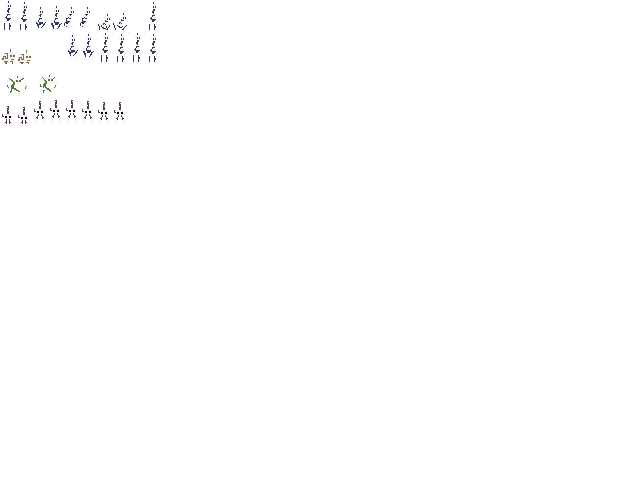
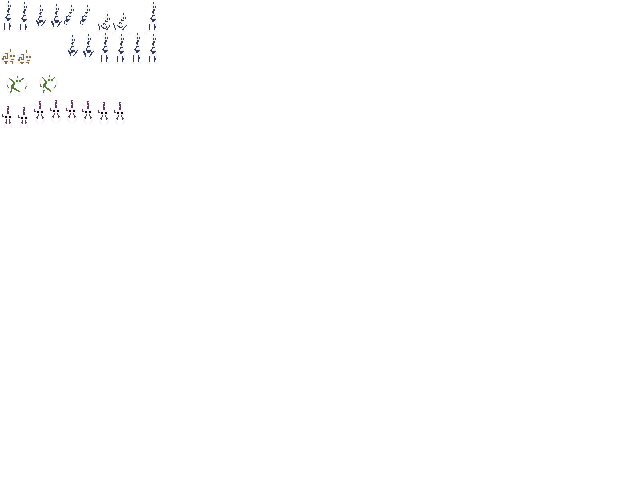
Layer changes from the first 640px x 480px image to the second:
painted on "layer" over bbox(35, 3, 90, 32)
